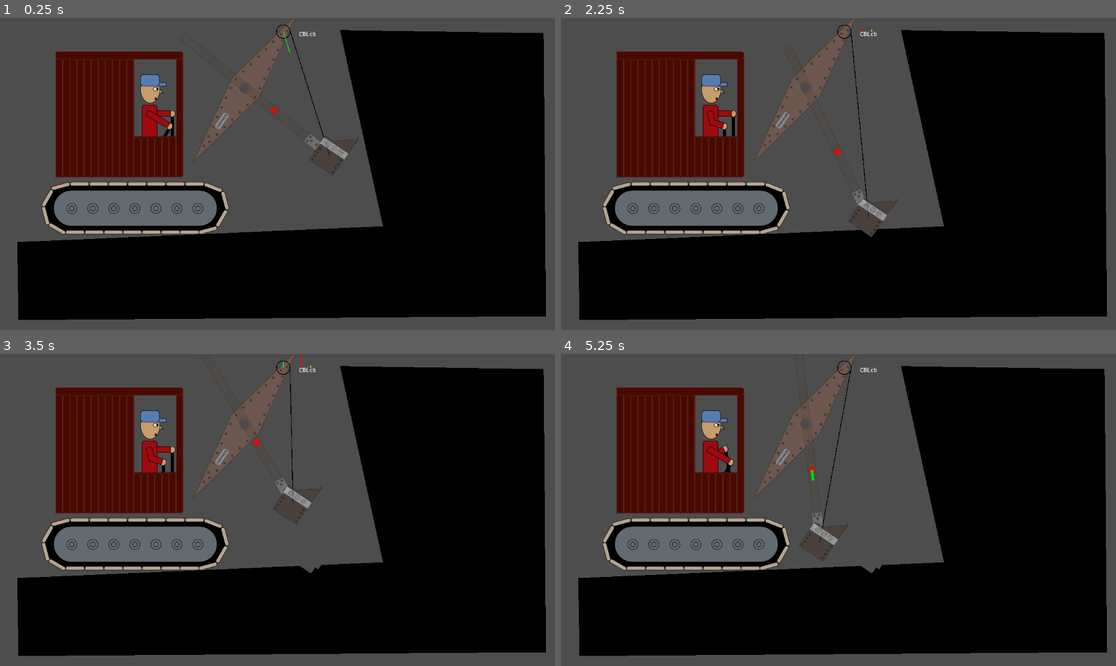
Above: before the commit, frames 1-4 (two rows, left to right).
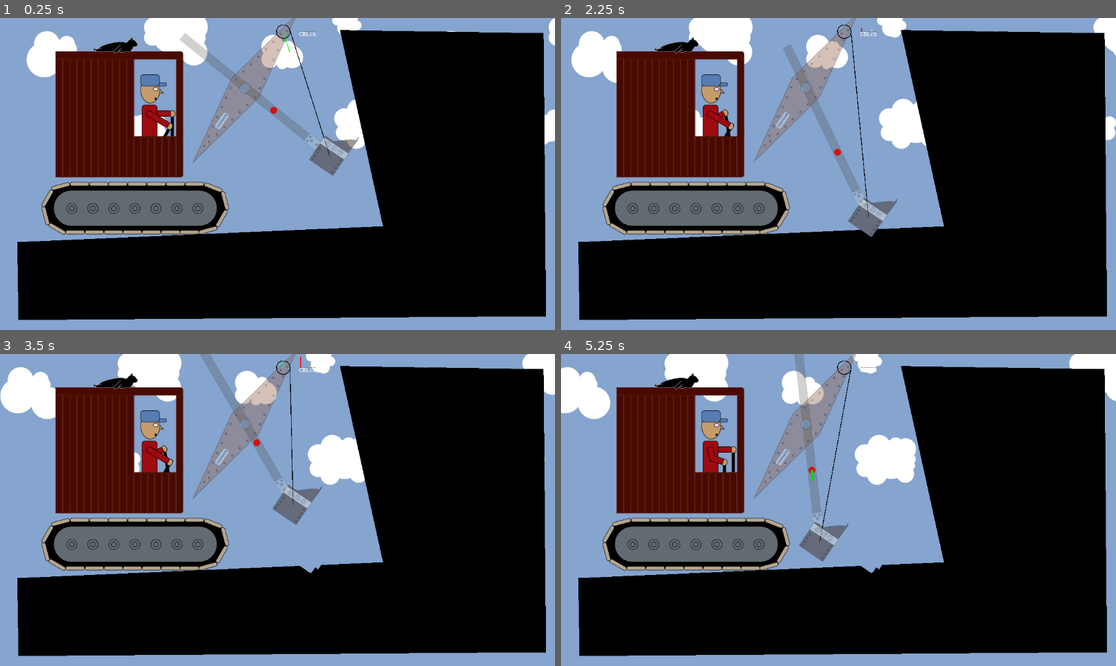
Above: after the commit, the same moments.

Repository: Lobbsterwaffles/Steam-Shov
Game: Godot game, scene res://jonly.tscn
Two runs of this game, one before a commit and one after it. Both use one fixed random seed, a clock stepped at 60 frames per second and the inputs below.
Inputs:
- Up to frame 1 (0.25 s): no input
- Up to frame 2 (2.25 s): hold Q (hoist_up) 0.53-1.28 s; hold A (crowd_in) 0.53-1.28 s; tap Space at 0.77, 1.52 s; tap S (crowd_out) at 1.35 s; hold Q (hoist_up) from 2.03 s (still down); hold C from 2.03 s (still down)
- Up to frame 3 (3.5 s): keep holding Q (hoist_up); release C at 2.78 s; tap T at 2.85 s; tap Space at 3.02 s
- Up to frame 4 (5.25 s): release Q (hoist_up) at 3.53 s; hold B 3.53-4.28 s; tap Space at 3.77, 4.52 s; tap A (crowd_in) at 4.35 s; hold S (crowd_out) from 5.03 s (still down)

The runs differ from the first frame. In frame 1, 40% of the frame differs, in the area x 0-100%, y 0-100%; in frame 2, 40%; in frame 3, 40%; in frame 4, 40%.

Commit message:
scrolling bg and catma

Diff:
--- a/jonly.tscn
+++ b/jonly.tscn
@@ -1,25 +1,31 @@
 [gd_scene format=3 uid="uid://dnkoq8b8nhrnw"]
 
-[ext_resource type="Texture2D" uid="uid://oa2fperdll4b" path="res://graphics/guyframes/guyback.png" id="1_n6lhs"]
+[ext_resource type="Texture2D" uid="uid://bvmtuat5e7t43" path="res://graphics/guyframesnoEye/iback.png" id="1_cohnp"]
+[ext_resource type="Shader" uid="uid://b3721yt4sxkjv" path="res://scroll.gdshader" id="1_ma3ou"]
 [ext_resource type="Texture2D" uid="uid://cd0rk0fsf0ea4" path="res://graphics/cabin.png" id="1_x3o0k"]
+[ext_resource type="Texture2D" uid="uid://dy2jjh1f5uq28" path="res://graphics/clouds.png" id="2_1gxae"]
 [ext_resource type="Texture2D" uid="uid://cs1iaoy440ccd" path="res://graphics/treads.png" id="2_7hugf"]
-[ext_resource type="Texture2D" uid="uid://dsg4vof78yimo" path="res://graphics/guyframes/guybofa.png" id="2_d1p8o"]
 [ext_resource type="Script" uid="uid://bkrblqg2pd1v2" path="res://scooply.gd" id="2_gna47"]
+[ext_resource type="Texture2D" uid="uid://b7ahiwhgqrgf7" path="res://graphics/guyframesnoEye/ibofa.png" id="2_t3quf"]
 [ext_resource type="Texture2D" uid="uid://bu3fswrx57vtp" path="res://graphics/stickonly.png" id="2_xlmbs"]
-[ext_resource type="Texture2D" uid="uid://2ixk6i1j1al2" path="res://graphics/guyframes/guyfront.png" id="3_7osxe"]
 [ext_resource type="Texture2D" uid="uid://b15vulb5tjrjn" path="res://graphics/boom.png" id="3_iiw48"]
+[ext_resource type="Texture2D" uid="uid://b6t7snsc2y2bf" path="res://graphics/guyframesnoEye/ifront.png" id="3_l1bqw"]
 [ext_resource type="Texture2D" uid="uid://ex7ytbt4gryu" path="res://graphics/bucketonly.png" id="3_pu31i"]
 [ext_resource type="Script" uid="uid://bm8j5xi87nwi7" path="res://guysprite.gd" id="4_cohnp"]
-[ext_resource type="Texture2D" uid="uid://bxi58gr6x2dd4" path="res://graphics/guyframes/guynone.png" id="4_d1p8o"]
+[ext_resource type="Texture2D" uid="uid://b5hhmaoi3ex1f" path="res://graphics/guyframesnoEye/ineither.png" id="4_ma3ou"]
+[ext_resource type="Texture2D" uid="uid://cxpjfwba387uu" path="res://graphics/catma.png" id="8_t3quf"]
 [ext_resource type="Script" uid="uid://diyq2pc5tmsc" path="res://cro2.gd" id="9_7osxe"]
 [ext_resource type="Script" uid="uid://fkgyplgl67sj" path="res://dirt.gd" id="13_7osxe"]
 [ext_resource type="Script" uid="uid://s5k4kh6anw86" path="res://door.gd" id="13_cohnp"]
 
+[sub_resource type="ShaderMaterial" id="ShaderMaterial_7msxs"]
+shader = ExtResource("1_ma3ou")
+
 [sub_resource type="SpriteFrames" id="SpriteFrames_x3o0k"]
 animations = [{
 "frames": [{
 "duration": 1.0,
-"texture": ExtResource("1_n6lhs")
+"texture": ExtResource("1_cohnp")
 }],
 "loop": 1,
 "name": &"back",
@@ -27,7 +33,7 @@
 }, {
 "frames": [{
 "duration": 1.0,
-"texture": ExtResource("2_d1p8o")
+"texture": ExtResource("2_t3quf")
 }],
 "loop": 1,
 "name": &"bofa",
@@ -35,7 +41,7 @@
 }, {
 "frames": [{
 "duration": 1.0,
-"texture": ExtResource("3_7osxe")
+"texture": ExtResource("3_l1bqw")
 }],
 "loop": 1,
 "name": &"front",
@@ -43,7 +49,7 @@
 }, {
 "frames": [{
 "duration": 1.0,
-"texture": ExtResource("4_d1p8o")
+"texture": ExtResource("4_ma3ou")
 }],
 "loop": 1,
 "name": &"neither",
@@ -85,6 +91,23 @@
 size = Vector2(82.823425, 20)
 
 [node name="Node2D" type="Node2D" unique_id=1108412309]
+
+[node name="Background" type="ColorRect" parent="." unique_id=1988624965]
+offset_left = -493.0
+offset_right = 1154.0
+offset_bottom = 928.0
+color = Color(0.52156866, 0.6431373, 0.80784315, 1)
+
+[node name="TextureRect" type="TextureRect" parent="Background" unique_id=805330440]
+texture_repeat = 2
+material = SubResource("ShaderMaterial_7msxs")
+layout_mode = 0
+offset_top = -60.0
+offset_right = 1646.0
+offset_bottom = 400.0
+texture = ExtResource("2_1gxae")
+expand_mode = 1
+stretch_mode = 1
 
 [node name="Camera2D" type="Camera2D" parent="." unique_id=730885849]
 position = Vector2(-493, 0)
@@ -97,7 +120,6 @@
 scale = Vector2(-1, 1)
 sprite_frames = SubResource("SpriteFrames_x3o0k")
 animation = &"neither"
-frame_progress = 0.07813117
 script = ExtResource("4_cohnp")
 
 [node name="Sprite2D" type="Sprite2D" parent="." unique_id=1501220923]
@@ -109,6 +131,11 @@
 [node name="Sprite2D" type="Sprite2D" parent="Sprite2D" unique_id=1780811301]
 position = Vector2(-890.625, -4.5731716)
 texture = ExtResource("2_7hugf")
+
+[node name="Sprite2D2" type="Sprite2D" parent="Sprite2D" unique_id=488958635]
+position = Vector2(-530.4878, -106.32622)
+scale = Vector2(0.12995428, 0.13567072)
+texture = ExtResource("8_t3quf")
 
 [node name="baselink" type="StaticBody2D" parent="." unique_id=2073641110]
 
--- /dev/null
+++ b/scroll.gdshader
@@ -0,0 +1,13 @@
+shader_type canvas_item;
+
+void vertex() {
+	UV.x += TIME * .02;
+	// Called for every vertex the material is visible on.
+}
+
+
+
+//void light() {
+//	// Called for every pixel for every light affecting the CanvasItem.
+//	// Uncomment to replace the default light processing function with this one.
+//}
Binary file added: graphics/catma.png
Not shown, added: graphics/catma.png.import
Binary file added: graphics/clouds.png
Not shown, added: graphics/clouds.png.import
Binary file added: graphics/guyframesnoEye/iback.png
Not shown, added: graphics/guyframesnoEye/iback.png.import
Binary file added: graphics/guyframesnoEye/ibofa.png
Not shown, added: graphics/guyframesnoEye/ibofa.png.import
Binary file added: graphics/guyframesnoEye/ifront.png
Not shown, added: graphics/guyframesnoEye/ifront.png.import
Binary file added: graphics/guyframesnoEye/ineither.png
Not shown, added: graphics/guyframesnoEye/ineither.png.import
(and 1 more such lines)
